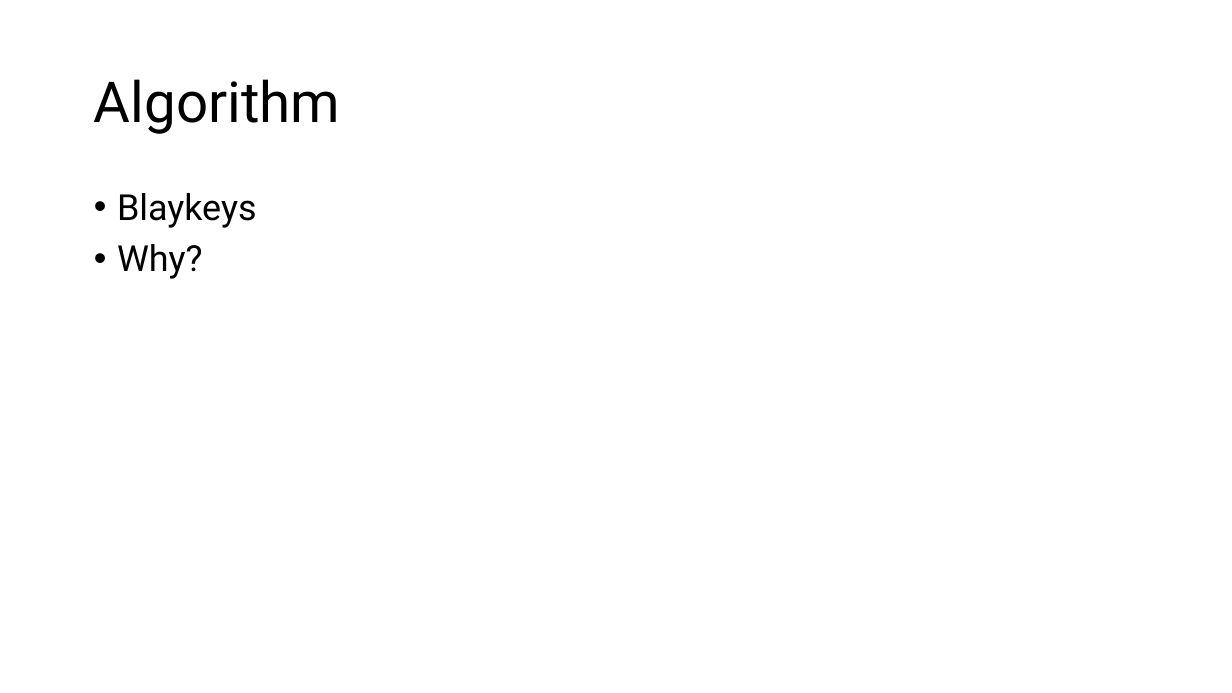
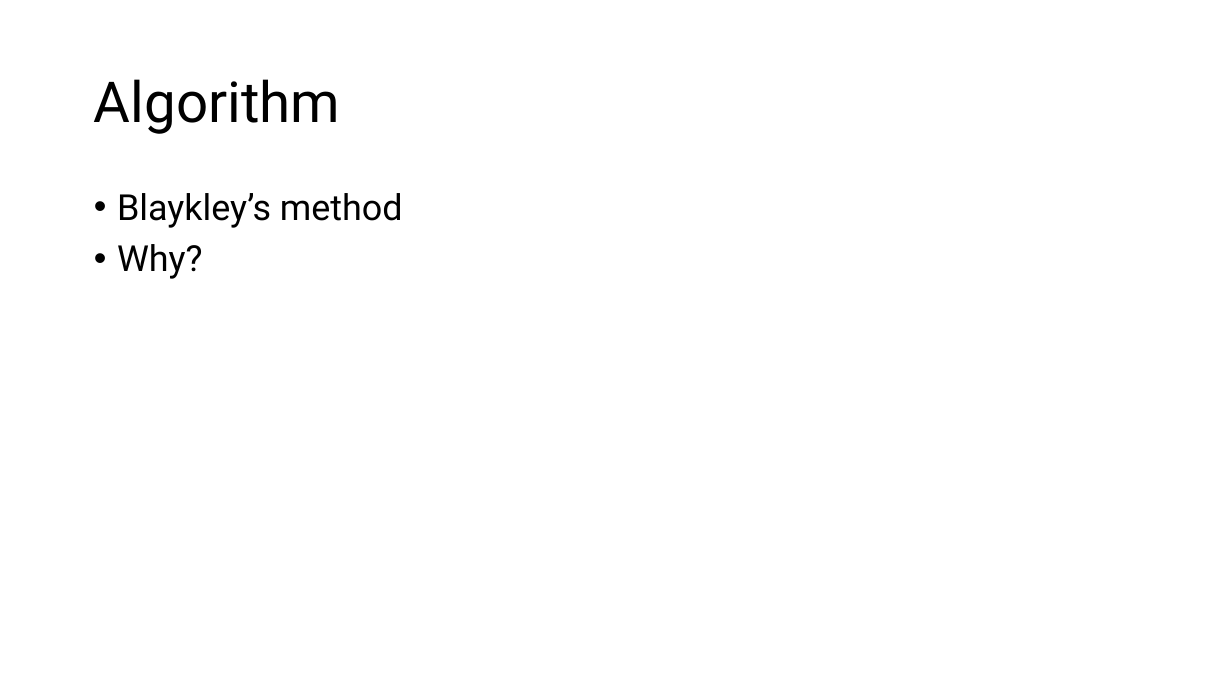
Before and after one commit to Lorangs/TFE4141_Digital_Design_1, a slide deck: slide 2 of TermProject/Microarchitecture_presentation.pptx. Drawn at 1232x693 pixels with LibreOffice and Linux fonts; fonts in the diff are those of the drawing. Boxes give left, top, right and bottom in pixels: in the first picture for what was removed or moved away, otherwise in the second. Text is boxed around its words. In the diff, an @@ line names an element or a change of style, - is before the commit and + after.

Commit message:
fixed some typos

```diff
--- a/TermProject/Microarchitecture_presentation.pptx
+++ b/TermProject/Microarchitecture_presentation.pptx
@@ text at bbox=[117, 193, 403, 228]: text changed @@
-• Blaykeys
+• Blaykley’s method
```
Also in this commit, not shown: 1 other slide changed, 1 slide added, 1 slide removed.
